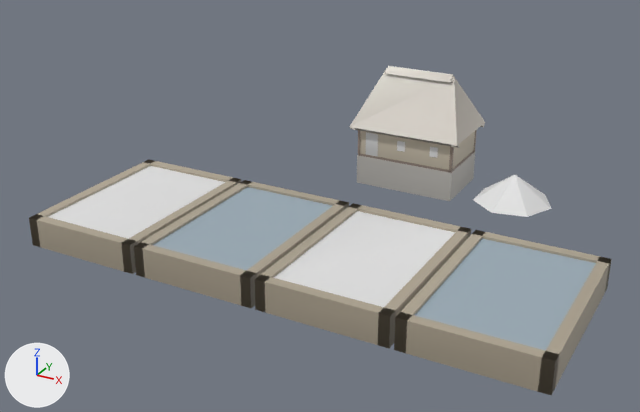
One commit to the glTF model game/assets/models/outbuildings/saltworks_1.glb: the scene before it, then after it.
Before and after are seen from a camera (50 mm lens) standing at (25.6, -50.6, 25.2) and looking at (-2.1, -0.3, 0.0). Arrows for +X, +Y and +Z are at lower left; the lights stay in place. The older version comes first. Vertices at exactly the same position are counted once.

Names of what the first picture shows: 'saltworks_1'.
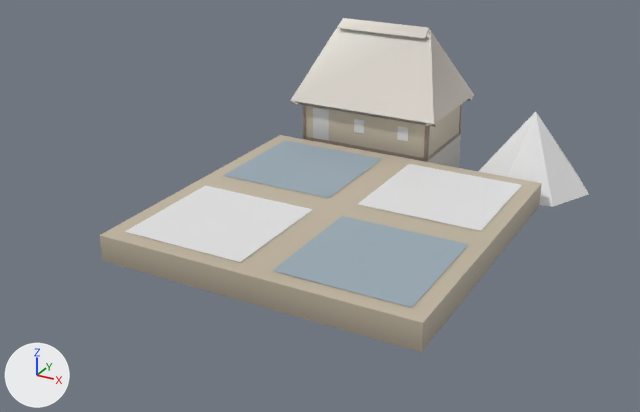
What differs and where, as boxes [x1, y1, x2, y2] in the pictures (640 x 412 px; the box of a moved part takes in the faces that stretch with it):
'saltworks_1', reshaped (16% narrower)
    before: [29, 66, 612, 395]
    after: [100, 18, 589, 352]
part 1 of me_saltworks_1, moved or reshaped
    before: [473, 175, 552, 217]
    after: [478, 111, 589, 207]
part 2 of me_saltworks_1, moved or reshaped
    before: [357, 152, 475, 201]
    after: [305, 134, 461, 168]
part 3 of me_saltworks_1, moved or reshaped
    before: [350, 67, 485, 148]
    after: [290, 20, 474, 127]
part 4 of me_saltworks_1, moved or reshaped
    before: [385, 66, 453, 83]
    after: [339, 18, 430, 38]
part 5 of me_saltworks_1, moved or reshaped
    before: [359, 151, 475, 173]
    after: [304, 133, 460, 162]
part 6 of me_saltworks_1, moved or reshaped
    before: [360, 131, 475, 170]
    after: [306, 105, 461, 158]
part 7 of me_saltworks_1, moved or reshaped
    before: [358, 130, 360, 155]
    after: [303, 105, 306, 139]
part 8 of me_saltworks_1, moved or reshaped
    before: [449, 146, 453, 173]
    after: [424, 125, 428, 162]
part 9 of me_saltworks_1, moved or reshaped
    before: [451, 147, 454, 173]
    after: [427, 126, 430, 160]
part 10 of me_saltworks_1, moved or reshaped
    before: [474, 130, 477, 151]
    after: [459, 104, 462, 135]
part 11 of me_saltworks_1, deleted
    before: [29, 132, 612, 395]
part 12 of me_saltworks_1, added
    after: [100, 108, 542, 352]

The change in detail:
me_saltworks_1 is used by ob_saltworks_1; location (0.0, 0.0, 0.0).
me_saltworks_1 had 298 vertices, 413 faces and spanned x -17.9..17.9, y -12.4..15.2, z -2.0..7.2.
me_saltworks_1 now has 220 vertices, 293 faces and spans x -11.0..13.6, y -13.0..18.4, z -2.8..10.1.
me_saltworks_1 part 1: the loose piece of 8 vertices spanning x 6.4..11.9, y 6.2..11.8, z -0.8..1.3 is scaled about its middle by (1.6, 1.6, 2.76), then moved by (0.1, 4.0, 1.8).
me_saltworks_1 part 2: the loose piece of 8 vertices spanning x -4.0..4.0, y 9.3..14.7, z -2.0..0.3 is scaled about its middle by 1.4, then moved by (-4.0, 2.0, -0.3).
me_saltworks_1 part 3: the loose piece of 20 vertices spanning x -4.5..4.5, y 8.8..15.2, z 2.5..7.1 is scaled about its middle by 1.4, then moved by (-4.0, 2.0, 1.9).
me_saltworks_1 part 4: the loose piece of 6 vertices spanning x -2.7..2.7, y 11.4..12.5, z 6.7..7.2 is scaled about its middle by 1.4, then moved by (-4.0, 2.0, 2.8).
me_saltworks_1 part 5: the loose piece of 24 vertices spanning x -4.0..4.0, y 9.3..14.6, z 0.3..0.5 is scaled about its middle by 1.4, then moved by (-4.0, 2.0, 0.2).
me_saltworks_1 part 6: the loose piece of 28 vertices spanning x -4.0..4.0, y 9.3..14.6, z 0.3..2.7 is scaled about its middle by 1.4, then moved by (-4.0, 2.0, 0.6).
me_saltworks_1 part 7: the loose piece of 8 vertices spanning x -4.0..-3.8, y 9.3..9.4, z 0.3..2.7 is scaled about its middle by 1.4, then moved by (-5.6, 0.9, 0.6).
me_saltworks_1 part 8: the loose piece of 8 vertices spanning x 3.8..4.0, y 9.3..9.4, z 0.3..2.7 is scaled about its middle by 1.4, then moved by (-2.5, 0.9, 0.6).
me_saltworks_1 part 9: the loose piece of 8 vertices spanning x 3.9..4.0, y 9.4..9.6, z 0.3..2.7 is scaled about its middle by 1.4, then moved by (-2.4, 1.0, 0.6).
me_saltworks_1 part 10: the loose piece of 8 vertices spanning x 3.9..4.0, y 14.4..14.6, z 0.3..2.7 is scaled about its middle by 1.4, then moved by (-2.4, 3.0, 0.6).
me_saltworks_1 part 11: 15 loose pieces with 140 vertices, spanning x -17.9..17.9, y -12.4..14.6, z -1.6..2.4, are deleted.
Part 12, on me_saltworks_1:
36 vertices are added at x -11.0..11.0, y -13.0..17.7, z -0.8..3.4.
9 new vertices lie (0.0, 0.0, 1.8) away from vertices in x -11.0..11.0, y -13.0..9.0, z -0.8.
9 new vertices lie (0.0, 0.0, 1.1) away from vertices in x -9.6..0.2, y 10.3..17.7, z 1.9.
8 new vertices lie (8.8, 0.0, 0.0) away from vertices in x -9.9..1.1, y -11.9..7.9, z 1.0.
62 new faces join them.
Other edits to the shape of me_saltworks_1 do not show in these pictures.
